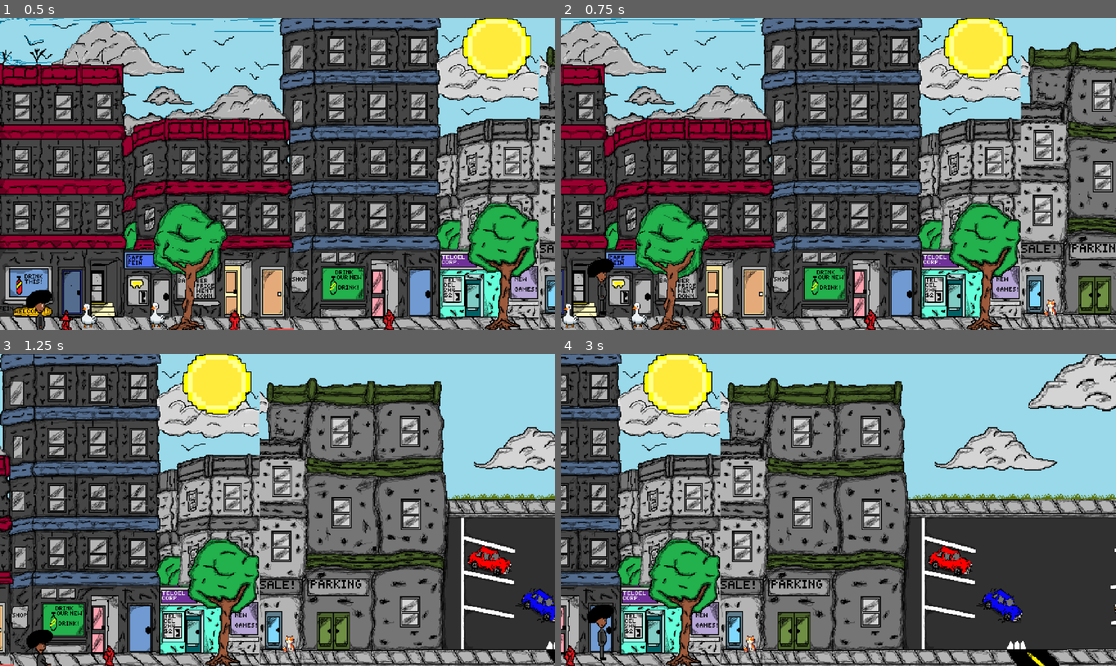
Above: before the commit, frames 1-4 (two rows, left to right).
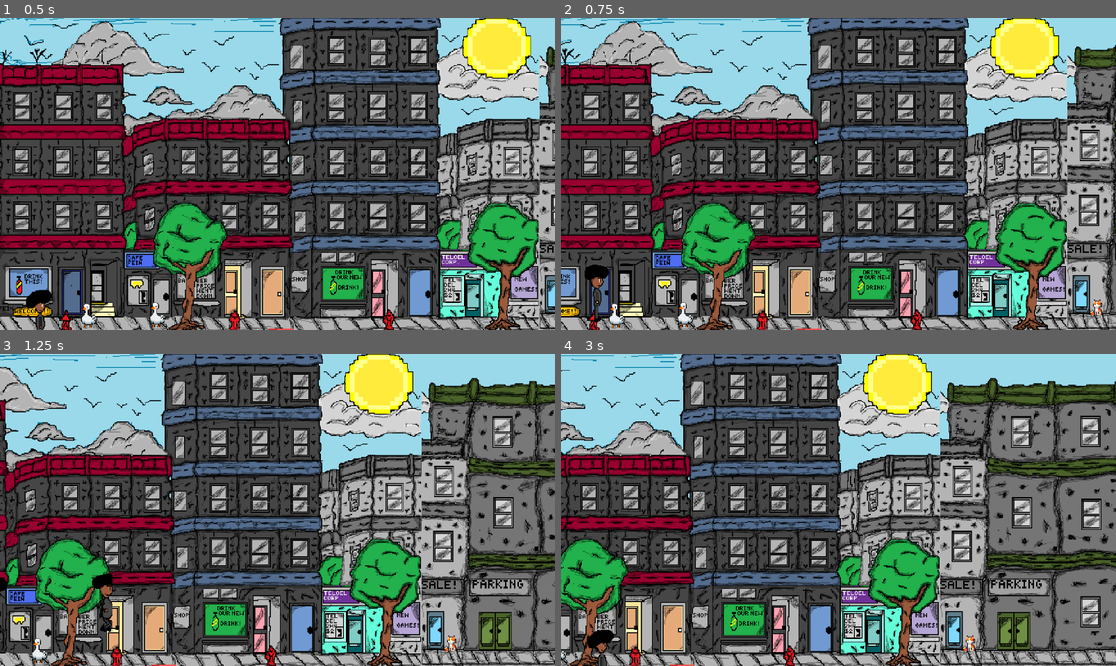
Above: after the commit, the same moments.

Repository: Mate9000/game-jam-game
Game: Godot game, scene res://Scenes/game.tscn
Two runs of this game, one before a commit and one after it. Both use one fixed random seed, a clock stepped at 60 frames per second and the inputs below.
Inputs:
- Up to frame 1 (0.5 s): no input
- Up to frame 2 (0.75 s): tap Enter (ui_accept) at 0.5, 0.6 s; hold Right (ui_right) from 0.53 s (still down)
- Up to frame 3 (1.25 s): keep holding Right (ui_right); tap Enter (ui_accept) at 0.77, 1.07 s
- Up to frame 4 (3 s): tap Enter (ui_accept) at 1.35, 1.52, 1.82, 2.1, 2.85 s; release Right (ui_right) at 2.03 s; hold Left (ui_left) 2.03-2.78 s; hold Right (ui_right) from 2.78 s (still down)

Frame 1 is identical in both runs. In frame 2, 70% of the frame differs, in the area x 0-100%, y 0-100%; in frame 3, 85%; in frame 4, 87%.

Commit message:
jump werkend gemaakt

Diff:
--- a/Scripts/player.gd
+++ b/Scripts/player.gd
@@ -1,10 +1,13 @@
 extends CharacterBody2D
 
-const SPEED = 520.0
-const JUMP_VELOCITY = -300.0
+const SPEED = 220.0
+const JUMP_VELOCITY = -500.0
 
 @onready var ap = $AnimationPlayer
 @onready var sprite = $Sprite2D2
+
+# State variables
+var is_jumping = false
 
 func _physics_process(delta: float) -> void:
 	# Add the gravity.
@@ -15,17 +18,26 @@
 	if Input.is_action_just_pressed("ui_accept") and is_on_floor():
 		velocity.y = JUMP_VELOCITY
 		ap.play("jump")  # Play jump animation
+		is_jumping = true  # Set jumping state
 
 	# Get the input direction and handle the movement/deceleration.
 	var direction := Input.get_axis("ui_left", "ui_right")
 	if direction:
 		velocity.x = direction * SPEED
 		sprite.flip_h = (direction == -1)  # Flip sprite based on direction
-		ap.play("running")  # Play running animation
+
+		# Play running animation only if on the floor
+		if is_on_floor() and not is_jumping:
+			ap.play("running")  # Play running animation
 	else:
 		velocity.x = move_toward(velocity.x, 0, SPEED)
-		if is_on_floor():
+		if is_on_floor() and not is_jumping:
 			ap.play("idle")  # Play idle animation when not moving
+
+	# Reset jumping state when landing
+	if is_on_floor():
+		is_jumping = false  # Reset jumping state
+
 	# Move the character
 	move_and_slide()
 
